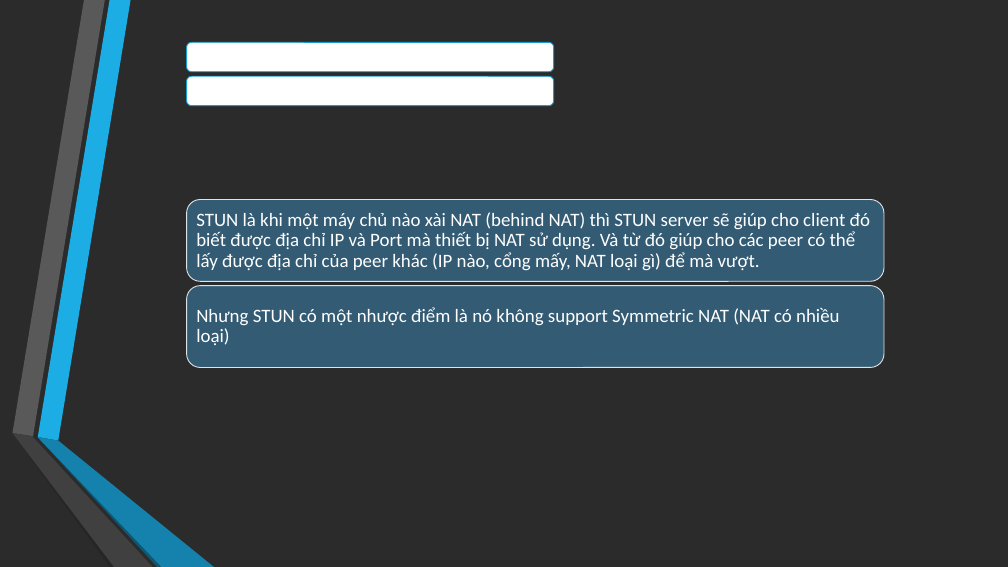
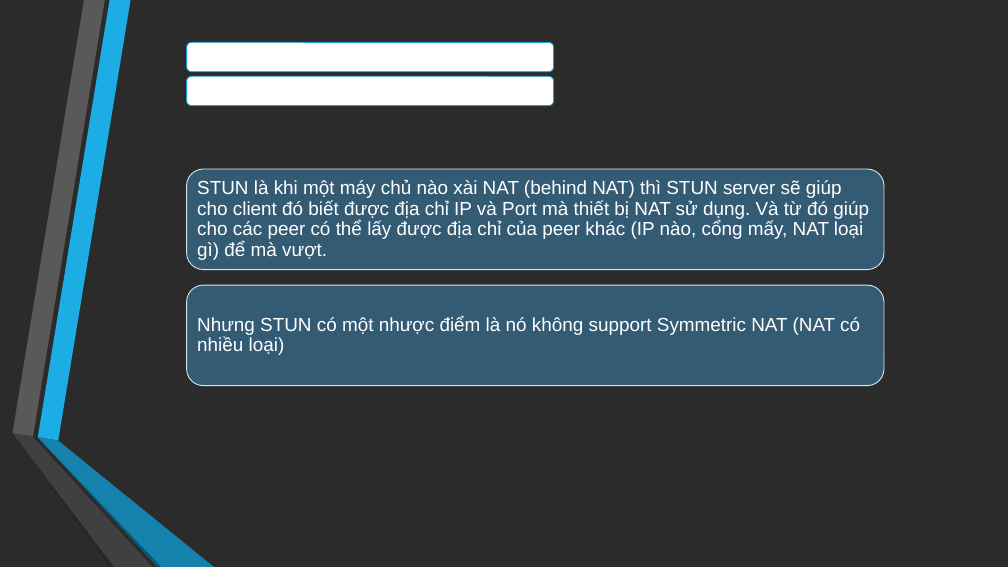
Before and after one commit to ducthangwru/MeReal, a slide deck: slide 9 of report/Slide_DoAnTotNghiep.pptx. Drawn at 1008x567 pixels with LibreOffice and Linux fonts; fonts in the diff are those of the drawing; background and template pictures are left out; a plain dark background stands for a picture behind light text. Boxes give left, top, right and bottom in pixels: in the first picture for what was removed or moved away, otherwise in the second. Text is boxed around its words. In the diff, an @@ line names an element or a change of style, - is before the commit and + after.

```diff
--- a/report/Slide_DoAnTotNghiep.pptx
+++ b/report/Slide_DoAnTotNghiep.pptx
@@ rounded rectangle: place and size @@
-rounded rectangle at (187, 200, 885, 281)
+rounded rectangle at (187, 169, 885, 270)
@@ text "STUN là khi một máy ..." at (197, 180, 869, 260): font Calibri to Arial @@
@@ text "STUN là khi một máy ...": place and size @@
-text "STUN là khi một máy ..." at (196, 212, 870, 271)
+text "STUN là khi một máy ..." at (197, 180, 869, 260)
@@ rounded rectangle: place and size @@
-rounded rectangle at (187, 286, 885, 368)
+rounded rectangle at (187, 285, 885, 386)
@@ text "Nhưng STUN có một nhược ..." at (197, 316, 860, 355): font Calibri to Arial @@
```
Also in this commit, not shown: 10 other slides changed, 2 slides added, 1 slide removed.
